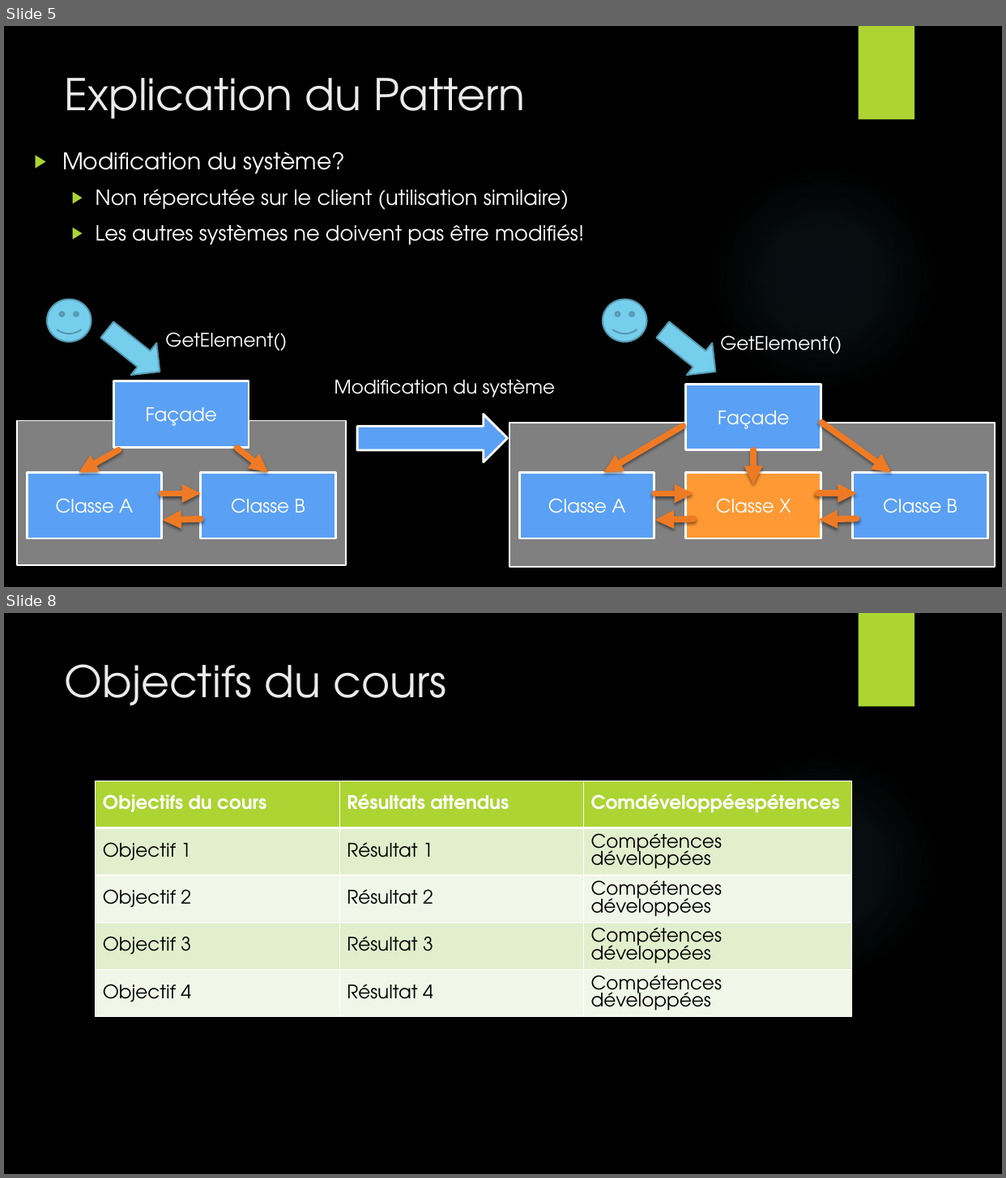
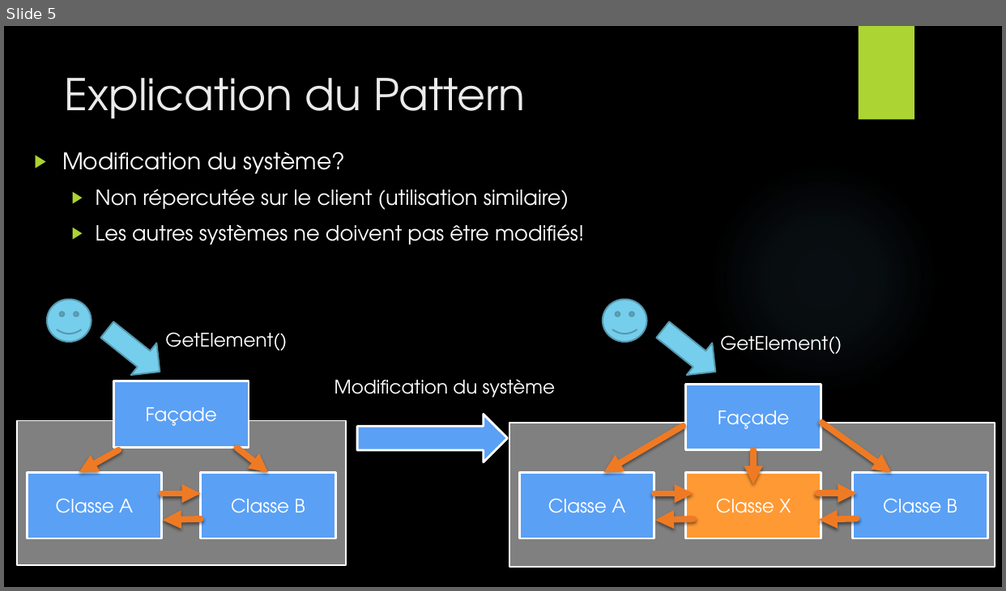
Before and after one commit to PlumpMath/DesignPatternFacade, a slide deck: presentation.pptx. Shown one above the other, each under a label of ours: slides 5 and 8 before the commit, slide 5 after it; the slides between them are not shown. The pictures are 1006x1178 and 1006x591 pixels, drawn with LibreOffice and Linux fonts; fonts in the diff are those of the drawing; background and template pictures are left out. Boxes give left, top, right and bottom in pixels: in the first picture for what was removed or moved away, otherwise in the second. Text is boxed around its words. In the diff, an @@ line names an element or a change of style, - is before the commit and + after.

```diff
--- a/presentation.pptx
+++ b/presentation.pptx
@@ slide 8 removed at (x1=4, y1=613, x2=1002, y2=1174), background picture (left out); not listed: 2 template elements that a slide beside it also shows @@
@@ title removed at (x1=65, y1=664, x2=447, y2=706) @@
-Objectifs du cours
@@ table removed at (x1=96, y1=781, x2=852, y2=1037), 5 rows, 3 columns @@
-Objectifs du cours | Résultats attendus | Comdéveloppéespétences
-Objectif 1 | Résultat 1 | Compétences développées
-Objectif 2 | Résultat 2 | Compétences développées
-Objectif 3 | Résultat 3 | Compétences développées
-Objectif 4 | Résultat 4 | Compétences développées
```
Also in this commit, not shown: 2 slides changed, 2 slides added, 6 other slides removed, 2 other files.
